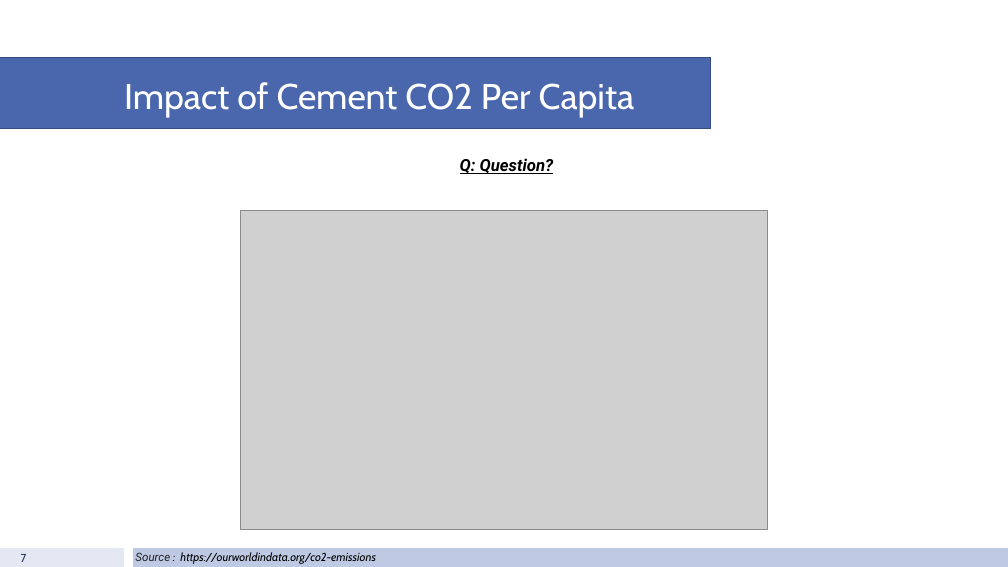
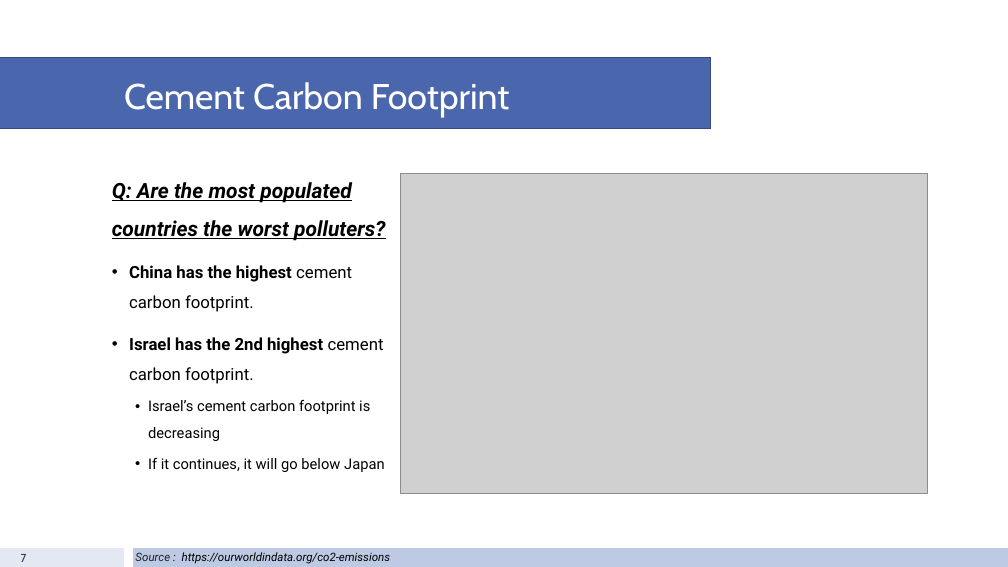
Before and after one commit to fiyang89/project-1-group-8, a slide deck: slide 7 of Population.pptx. Drawn at 1008x567 pixels with LibreOffice and Linux fonts; fonts in the diff are those of the drawing; grey boxes stand for pictures. Boxes give left, top, right and bottom in pixels: in the first picture for what was removed or moved away, otherwise in the second. Text is boxed around its words. In the diff, an @@ line names an element or a change of style, - is before the commit and + after.

```diff
--- a/Population.pptx
+++ b/Population.pptx
@@ title at box(124, 82, 510, 117): text changed @@
-Impact of Cement CO2 Per Capita
+Cement Carbon Footprint
@@ picture: place and size @@
-picture at box(240, 210, 768, 530)
+picture at box(400, 173, 928, 493)
@@ text removed at box(460, 158, 554, 174) @@
-Q: Question?
@@ text added at box(112, 182, 385, 472), 16 pt, text #000000 @@
+Q: Are the most populated countries the worst polluters?
+• China has the highest cement carbon footprint.
+• Israel has the 2nd highest cement carbon footprint.
+  • Israel’s cement carbon footprint is decreasing
+  • If it continues, it will go below Japan
@@ text "Source : https://ourworldindata.org/co2-emissions" at box(135, 552, 391, 564): font Cabin to Roboto in ": https://ourworldindata.org/co2-emissions" @@
```
Also in this commit, not shown: 8 other slides changed, 3 slides added, 2 slides removed.
